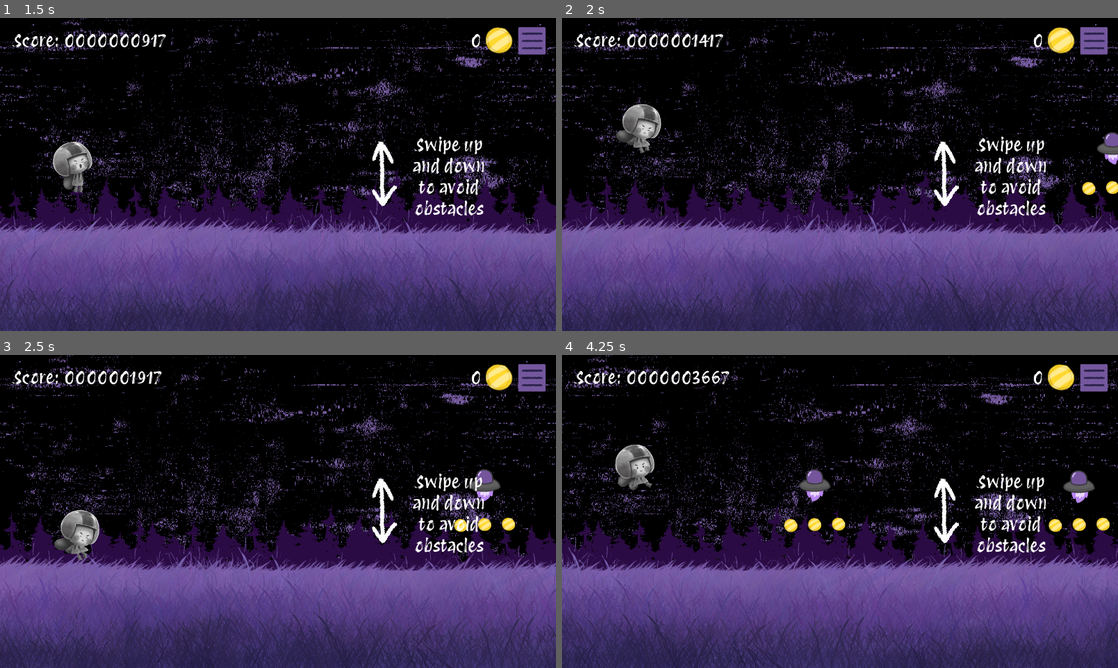
Above: before the commit, frames 1-4 (two rows, left to right).
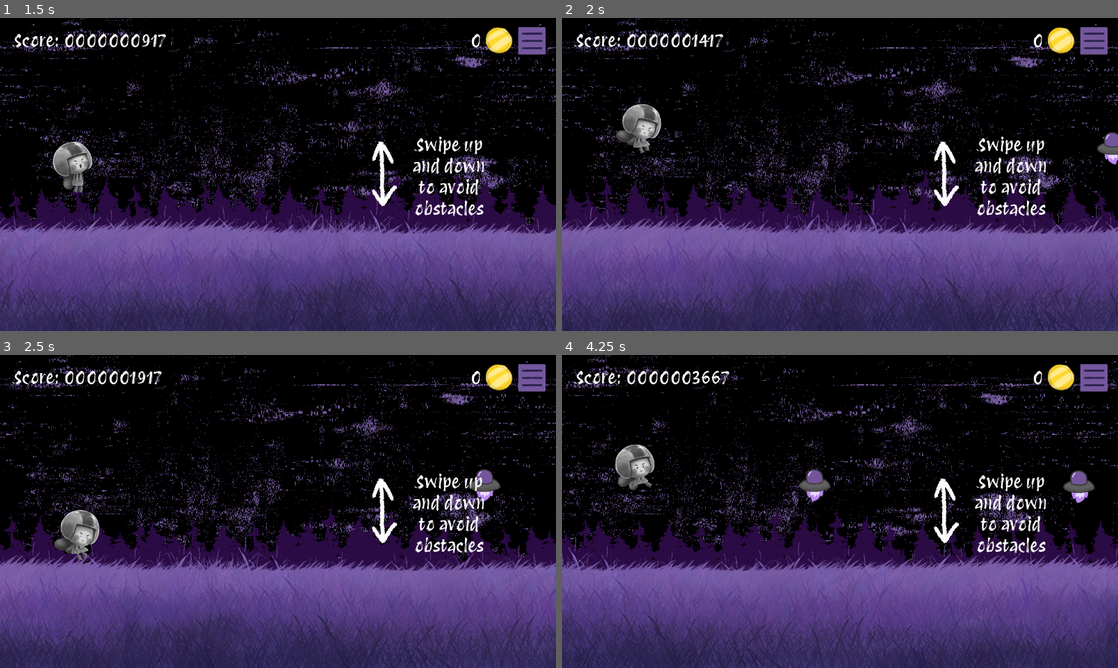
Above: after the commit, the same moments.

Repository: KeyraWebb/mobile-game-small-2025
Game: Godot game, scene res://Scenes/main_menu.tscn
Two runs of this game, one before a commit and one after it. Both use one fixed random seed, a clock stepped at 60 frames per second and the inputs below.
Inputs (mouse positions are in pixels of both pictures, inside the frame that each line leads up to):
- Up to frame 1 (1.5 s): click "PLAY" at 0.5 s; move the mouse to (400, 158) at 1.27 s; press the mouse at (400, 158) at 1.28 s; hold W (Up) from 1.28 s (still down)
- Up to frame 2 (2 s): keep holding W (Up)
- Up to frame 3 (2.5 s): keep holding W (Up); move the mouse to (166, 527) at 2.02 s; release the mouse at (166, 527) at 2.03 s; click (166, 527) at 2.1 s
- Up to frame 4 (4.25 s): move the mouse to (895, 442) at 2.77 s; release W (Up) at 2.78 s; press the mouse at (895, 442) at 2.78 s; hold S (Down) 2.78-3.53 s; move the mouse to (812, 574) at 3.52 s; release the mouse at (812, 574) at 3.53 s; hold W (Up) from 3.53 s (still down); click (812, 574) at 3.6 s

Frame 1 is identical in both runs. In frame 2, 0.2% of the frame differs, in the area x 93-100%, y 52-57%; in frame 3, 0.2%; in frame 4, 0.5%, in the area x 39-99%, y 52-57%.

Commit message:
feat(spawnpoint): add collision checking to the spawn point

Diff:
--- a/infinite-runner/Scenes/Objects/Obstacles/Bot.tscn
+++ b/infinite-runner/Scenes/Objects/Obstacles/Bot.tscn
@@ -1,11 +1,10 @@
-[gd_scene load_steps=9 format=3 uid="uid://svo1l36gi8s3"]
+[gd_scene load_steps=8 format=3 uid="uid://svo1l36gi8s3"]
 
 [ext_resource type="Script" uid="uid://dfu30q5m215xq" path="res://Scripts/obstacle.gd" id="1_vdvmt"]
 [ext_resource type="Texture2D" uid="uid://b7ccn4t0uo1s" path="res://Assets/Images/Obstacles/bot0_4.png" id="2_1bu4c"]
 [ext_resource type="Texture2D" uid="uid://7m3mfykujeg4" path="res://Assets/Images/Obstacles/bot_01.png" id="3_rioja"]
 [ext_resource type="Texture2D" uid="uid://b6fsjyg5mlqga" path="res://Assets/Images/Obstacles/bot_02.png" id="4_1cbfx"]
 [ext_resource type="Texture2D" uid="uid://deen8y0k5gp4f" path="res://Assets/Images/Obstacles/bot_03.png" id="5_8121g"]
-[ext_resource type="PackedScene" uid="uid://cc4b0o8pkj4tk" path="res://Scenes/Objects/Collectables/coin.tscn" id="6_rioja"]
 
 [sub_resource type="CircleShape2D" id="CircleShape2D_1bu4c"]
 radius = 37.5133
@@ -44,15 +43,4 @@
 autoplay = "default"
 frame_progress = 0.454963
 
-[node name="Coins" type="Node2D" parent="."]
-
-[node name="Coin" parent="Coins" instance=ExtResource("6_rioja")]
-position = Vector2(0, 91)
-
-[node name="Coin2" parent="Coins" instance=ExtResource("6_rioja")]
-position = Vector2(55, 90)
-
-[node name="Coin3" parent="Coins" instance=ExtResource("6_rioja")]
-position = Vector2(-55, 93)
-
 [connection signal="body_entered" from="." to="." method="_on_body_entered"]
--- /dev/null
+++ b/infinite-runner/Scenes/Objects/spawn_point.tscn
@@ -0,0 +1,18 @@
+[gd_scene load_steps=5 format=3 uid="uid://b1barp32ltdle"]
+
+[ext_resource type="Script" uid="uid://c3w5fi0km4nuv" path="res://Scripts/spawn_point.gd" id="1_slewm"]
+[ext_resource type="PackedScene" uid="uid://pmnka8v6am3n" path="res://Scenes/Objects/Obstacles/rock_01.tscn" id="2_2wkal"]
+[ext_resource type="PackedScene" uid="uid://08wsn5clwryt" path="res://Scenes/Objects/Obstacles/rock_02.tscn" id="3_xh08l"]
+
+[sub_resource type="RectangleShape2D" id="RectangleShape2D_nysuf"]
+size = Vector2(47, 20)
+
+[node name="Spawn Point" type="Node2D"]
+script = ExtResource("1_slewm")
+obstacles = Array[PackedScene]([ExtResource("2_2wkal"), ExtResource("3_xh08l")])
+
+[node name="Sensor" type="Area2D" parent="."]
+
+[node name="CollisionShape2D" type="CollisionShape2D" parent="Sensor"]
+position = Vector2(0.5, 0)
+shape = SubResource("RectangleShape2D_nysuf")
--- a/infinite-runner/Scenes/game.tscn
+++ b/infinite-runner/Scenes/game.tscn
@@ -7,7 +7,6 @@
 [ext_resource type="Texture2D" uid="uid://cv0sk34i3ld3d" path="res://Assets/Images/VoidGrass.png" id="3_6yeml"]
 [ext_resource type="Script" uid="uid://b3v78s50qmsuh" path="res://Scripts/obstacle_spawner.gd" id="5_gvbm6"]
 [ext_resource type="Texture2D" uid="uid://w84giaaydbxi" path="res://Assets/Images/Menu button.png" id="5_o4kq2"]
-[ext_resource type="Script" uid="uid://c3w5fi0km4nuv" path="res://Scripts/spawn_point.gd" id="6_g842l"]
 [ext_resource type="Texture2D" uid="uid://cj5p5jkfx4q42" path="res://Assets/Images/Menu button pressed.png" id="6_o46jq"]
 [ext_resource type="PackedScene" uid="uid://dskyo4s7mytui" path="res://Scenes/pause_menu.tscn" id="6_wynk3"]
 [ext_resource type="Theme" uid="uid://c0j6fiiejc40k" path="res://Assets/Themes/MenuTheme.tres" id="8_aylbi"]
@@ -17,10 +16,9 @@
 [ext_resource type="Texture2D" uid="uid://usdh44innev2" path="res://Assets/Images/down arrow.png" id="12_nnt18"]
 [ext_resource type="PackedScene" uid="uid://hsbhl5e2exx1" path="res://Scenes/tutorial.tscn" id="13_iivbl"]
 [ext_resource type="Texture2D" uid="uid://0rur5qdn0mjx" path="res://Assets/Images/coin.png" id="14_exi56"]
-[ext_resource type="PackedScene" uid="uid://pmnka8v6am3n" path="res://Scenes/Objects/Obstacles/rock_01.tscn" id="16_85qyi"]
-[ext_resource type="PackedScene" uid="uid://08wsn5clwryt" path="res://Scenes/Objects/Obstacles/rock_02.tscn" id="17_iivbl"]
+[ext_resource type="PackedScene" uid="uid://b1barp32ltdle" path="res://Scenes/Objects/spawn_point.tscn" id="17_85qyi"]
 [ext_resource type="PackedScene" uid="uid://svo1l36gi8s3" path="res://Scenes/Objects/Obstacles/Bot.tscn" id="18_85qyi"]
-[ext_resource type="Script" path="res://Scripts/powerup_spawner.gd" id="21_exi56"]
+[ext_resource type="Script" uid="uid://dbq7datin0uin" path="res://Scripts/powerup_spawner.gd" id="21_exi56"]
 
 [sub_resource type="WorldBoundaryShape2D" id="WorldBoundaryShape2D_eoas8"]
 
@@ -185,19 +183,15 @@
 frequency = 2
 initSpawn = 1
 
-[node name="Spawn bottom" type="Node2D" parent="Obstacles/Obstacle spawner"]
+[node name="Spawn bottom" parent="Obstacles/Obstacle spawner" instance=ExtResource("17_85qyi")]
 position = Vector2(0, -19)
-script = ExtResource("6_g842l")
-obstacles = Array[PackedScene]([ExtResource("16_85qyi"), ExtResource("17_iivbl")])
-
-[node name="Spawn Middle" type="Node2D" parent="Obstacles/Obstacle spawner"]
+
+[node name="Spawn middle" parent="Obstacles/Obstacle spawner" instance=ExtResource("17_85qyi")]
 position = Vector2(0, -95)
-script = ExtResource("6_g842l")
 obstacles = Array[PackedScene]([ExtResource("18_85qyi")])
 
-[node name="Spawn Top" type="Node2D" parent="Obstacles/Obstacle spawner"]
+[node name="Spawn top" parent="Obstacles/Obstacle spawner" instance=ExtResource("17_85qyi")]
 position = Vector2(0, -173)
-script = ExtResource("6_g842l")
 obstacles = Array[PackedScene]([ExtResource("18_85qyi")])
 
 [node name="Despawn Zone" type="Area2D" parent="Obstacles"]
--- a/infinite-runner/Scripts/obstacle_spawner.gd
+++ b/infinite-runner/Scripts/obstacle_spawner.gd
@@ -17,8 +17,14 @@
 	Spawn()
 
 func Spawn() -> void:
-	var select = randi_range(0, spawnPoints.size() - 1)
-	spawnPoints[select].spawn(obstacleHolder)
+	var spawnFound = false
+
+	while !spawnFound:
+		var select = randi_range(0, spawnPoints.size() - 1)
+		if spawnPoints[select].checkAvailable():
+			spawnPoints[select].spawnObstacle(obstacleHolder)
+			spawnFound = true
+
 	if spawnCount >= 0:
 		spawnTimer.start(frequency)
 		spawnCount -= 1
--- a/infinite-runner/Scripts/spawn_point.gd
+++ b/infinite-runner/Scripts/spawn_point.gd
@@ -1,11 +1,25 @@
 extends Node2D
 
 @export var obstacles : Array[PackedScene]
+@onready var sensor = $Sensor
 
-func spawn(parent):
+func spawnObstacle(parent):
 	var select = randi_range(0, obstacles.size() - 1)
 	var newObstacle = obstacles[select].instantiate()
 
 	#using set deferred cuz godot was getting angry :I
 	newObstacle.set_deferred("global_position", self.global_position)
 	parent.call_deferred("add_child", newObstacle)
+
+func spawnCoin(parent):
+	pass
+
+func spawnPowerup(parent):
+	pass
+
+func checkAvailable():
+	var collision = sensor.get_overlapping_areas()
+	if collision.size() > 0:
+		return false
+	else:
+		return true
Not shown: 1 places in infinite-runner/Scenes/game.tscn that only renumber resources
